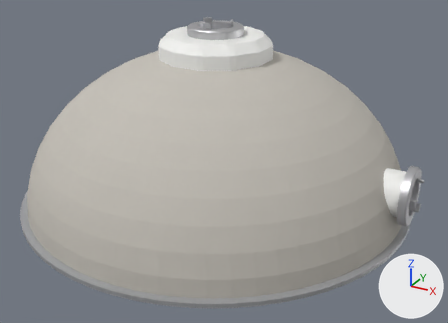
An edit to the glTF model models/station/ax_station_16_dome_deployed.glb, drawn before and after from the same camera.
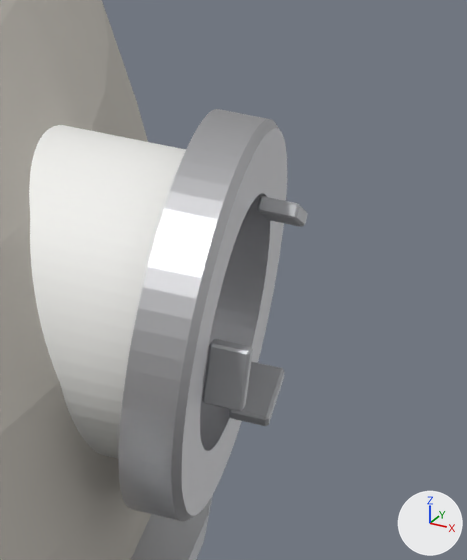
The first picture shows the older version from a 50 mm camera at (8.65, -15.25, 6.05) aimed at (0.52, -0.45, -1.34). The close-ups show the older and then the newer version on the part from 85% to 100% of the width and 46% to 72% of the height of that picture. Only the edits that show in the close-ups are written down. Lighting does not change. The marker at lower right points along +X, +Y and +Z. Vertices at exactly the same position are counted once.

In view in the first close-up: 'entry_tunnel', 'footing_ring', 'port_side', 'port_side_petals', 'regolith_cover'.
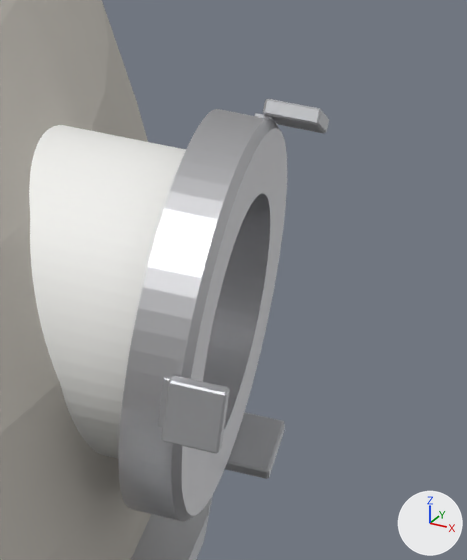
Pixel boxes (x1, y1, x2, y2) of what changed, in the close-ups (467 x 560 px):
'port_side_petals', reshaped (61% wider, 65% taller): before (202, 196, 308, 426); after (158, 99, 329, 479)
part 1 of me_ax_station_16_dome_deployed_port_side_petals, reshaped: before (229, 362, 284, 426); after (225, 412, 285, 479)
part 2 of me_ax_station_16_dome_deployed_port_side_petals, reshaped: before (257, 196, 308, 227); after (255, 99, 329, 133)
part 3 of me_ax_station_16_dome_deployed_port_side_petals, added: after (158, 375, 230, 454)
part 4 of me_ax_station_16_dome_deployed_port_side_petals, deleted: before (202, 339, 253, 411)

Patch to the scene script:
```diff
--- a/models/station/ax_station_16_dome_deployed.glb.py
+++ b/models/station/ax_station_16_dome_deployed.glb.py
@@ me_ax_station_16_dome_deployed_port_side_petals @@
 # used by ob_port_side_petals; location = (0.0, 0.0, 0.0)
-me_ax_station_16_dome_deployed_port_side_petals.from_pydata(...)  # 72 vertices, 132 faces; spans x 5.98..6.134, y -0.492..0.352, z -1.877..-0.907
+me_ax_station_16_dome_deployed_port_side_petals.from_pydata(...)  # 162 vertices, 312 faces; spans x 5.89..6.134, y -0.868..0.541, z -2.204..-0.58
+# me_ax_station_16_dome_deployed_port_side_petals part 1: 24 vertices removed from x 5.98..6.134, y 0.108..0.352, z -1.877..-1.703; 54 vertices added at x 5.89..6.134, y 0.295..0.541, z -2.204..-2.025
+# me_ax_station_16_dome_deployed_port_side_petals part 2: 24 vertices removed from x 5.98..6.134, y 0.108..0.352, z -1.081..-0.907; 54 vertices added at x 5.89..6.134, y 0.295..0.541, z -0.759..-0.58
+# me_ax_station_16_dome_deployed_port_side_petals part 3: 54 vertices added at x 5.89..6.134, y -0.868..-0.788, z -1.52..-1.264
+# me_ax_station_16_dome_deployed_port_side_petals part 4: 24 vertices removed from x 5.98..6.134, y -0.492..-0.428, z -1.52..-1.264
 me_ax_station_16_dome_deployed_port_side_petals.materials.append(mat_grey)
```
